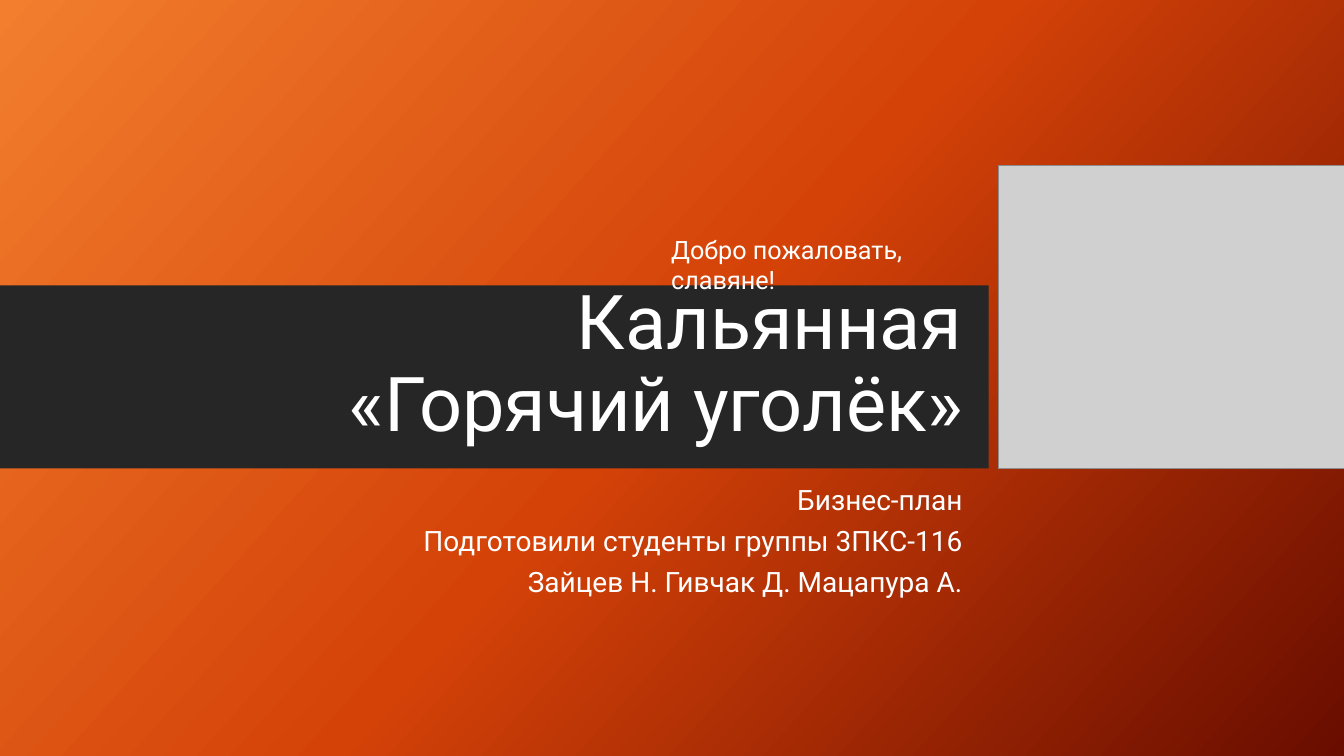
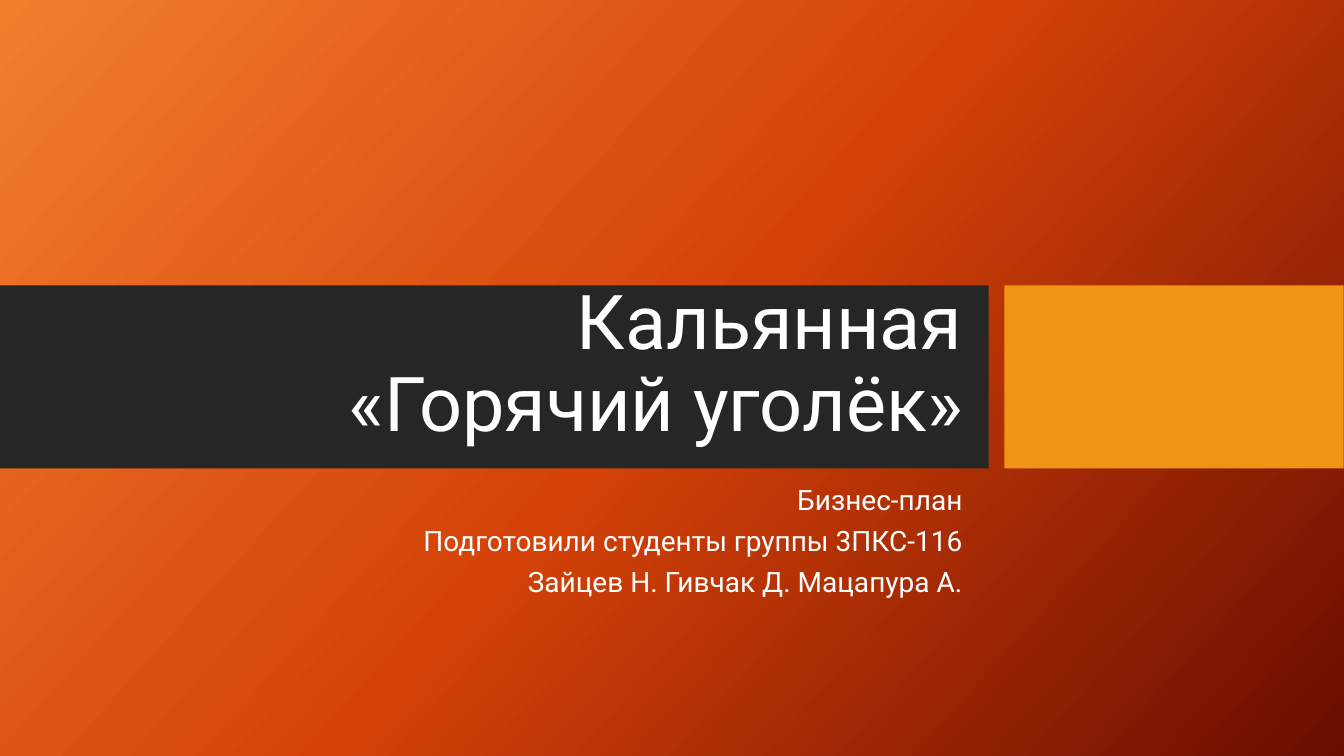
Before and after one commit to TheZaychik/TheZaychikArchive, a slide deck: slide 1 of KIP/3 курс ПКС/Практика /ПравОбесп/бизнес-план.pptx. Drawn at 1344x756 pixels with LibreOffice and Linux fonts; fonts in the diff are those of the drawing; grey boxes stand for pictures; background and template pictures are left out. Boxes give left, top, right and bottom in pixels: in the first picture for what was removed or moved away, otherwise in the second. Text is boxed around its words. In the diff, an @@ line names an element or a change of style, - is before the commit and + after.

```diff
--- a/KIP/3 курс ПКС/Практика /ПравОбесп/бизнес-план.pptx
+++ b/KIP/3 курс ПКС/Практика /ПравОбесп/бизнес-план.pptx
@@ picture removed at (998,165,1344,469) @@
@@ text removed at (671,240,902,295) @@
-Добро пожаловать, славяне!
```
Also in this commit, not shown: 2 other files.
